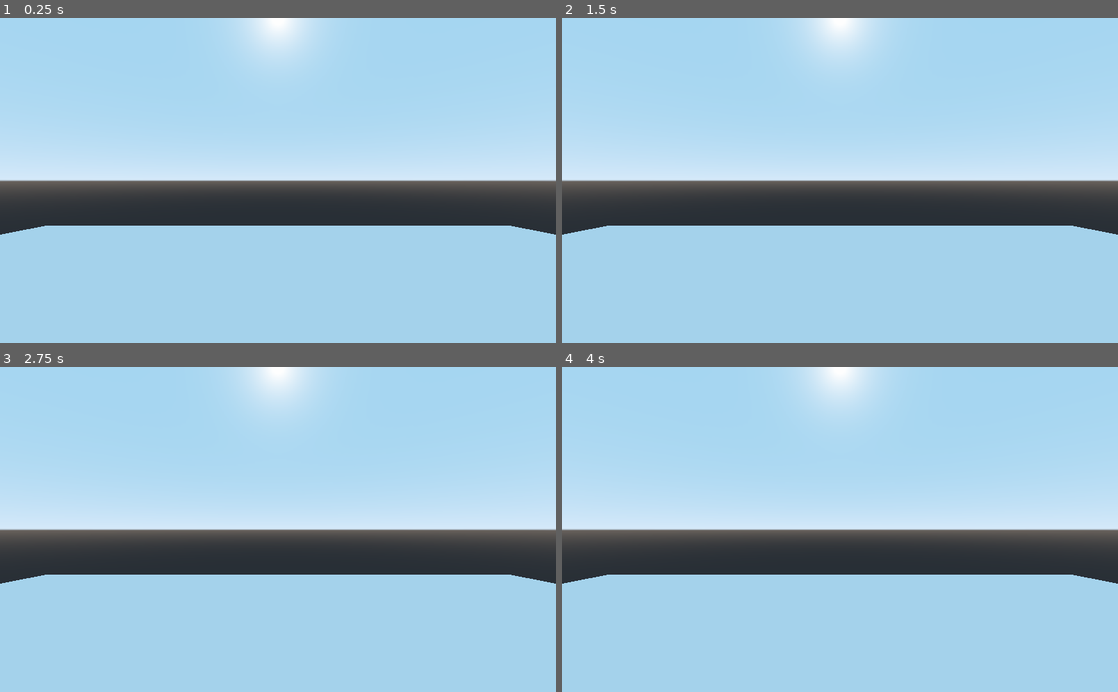
Above: before the commit, frames 1-4 (two rows, left to right).
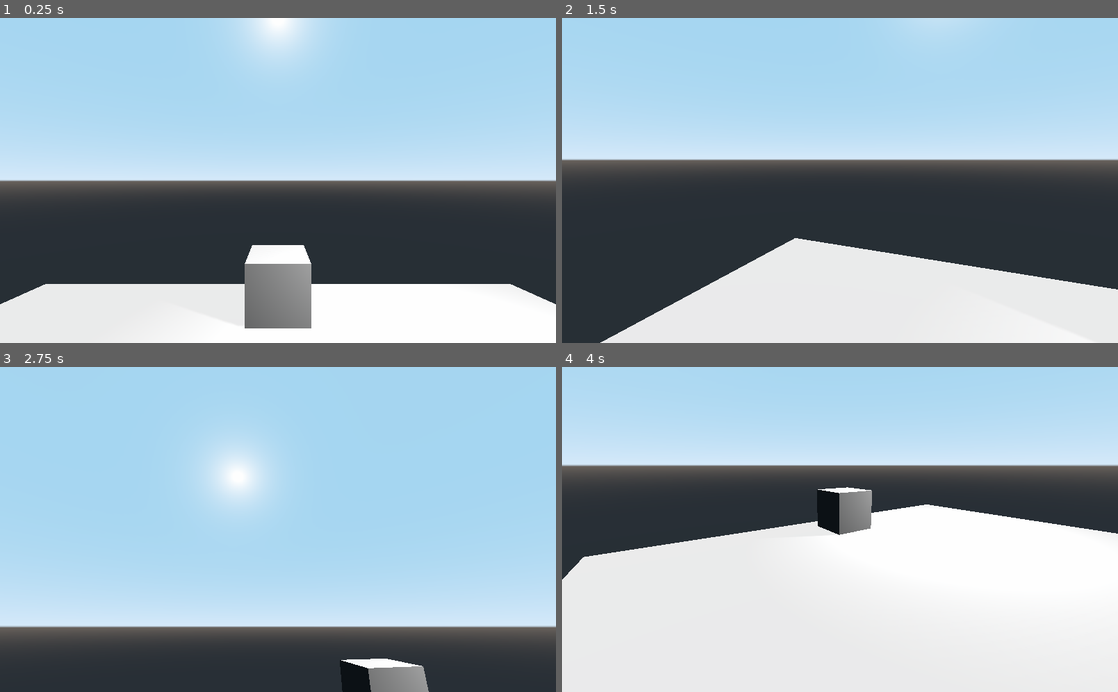
Above: after the commit, the same moments.

Repository: DefaultV/GodotServer
Game: Godot game, scene res://World.tscn
The game is run twice, just before and just after one commit, with the same random seed, the same clock (stepped at 60 frames per second) and the same inputs.
Inputs (mouse positions are in pixels of both pictures, inside the frame that each line leads up to):
- Up to frame 1 (0.25 s): no input
- Up to frame 2 (1.5 s): move the mouse to (962, 164) at 0.52 s; hold A (a, bound only after the commit) 0.53-1.28 s; click (962, 164) at 0.67 s; tap D (d, bound only after the commit) at 0.8, 1.35 s; move the mouse to (728, 196) at 1.27 s; click (728, 196) at 1.42 s
- Up to frame 3 (2.75 s): tap S (s, bound only after the commit) at 1.55 s; tap Enter at 2 s; move the mouse to (333, 458) at 2.02 s; hold S (s, bound only after the commit) from 2.03 s (still down); click (333, 458) at 2.17 s; tap W (w, bound only after the commit) at 2.3 s
- Up to frame 4 (4 s): move the mouse to (812, 594) at 2.77 s; release S (s, bound only after the commit) at 2.78 s; tap W (w, bound only after the commit) at 2.85 s; click (812, 594) at 2.92 s; tap A (a, bound only after the commit) at 3.05 s; tap Space at 3.5 s; move the mouse to (1006, 578) at 3.52 s; hold A (a, bound only after the commit) from 3.53 s (still down); click (1006, 578) at 3.67 s; tap D (d, bound only after the commit) at 3.8 s

The runs differ from the first frame. In frame 1, 36% of the frame differs, in the area x 0-100%, y 63-100%; in frame 2, 47%; in frame 3, 55%; in frame 4, 77%, in the area x 0-100%, y 0-100%.

Commit message:
Client changes

Diff:
--- /dev/null
+++ b/ID.gd
@@ -0,0 +1,16 @@
+extends StaticBody
+
+export var ID:int = NAN;
+# Declare member variables here. Examples:
+# var a = 2
+# var b = "text"
+
+
+# Called when the node enters the scene tree for the first time.
+func _ready():
+	pass # Replace with function body.
+
+
+# Called every frame. 'delta' is the elapsed time since the previous frame.
+#func _process(delta):
+#	pass
--- a/Network.gd
+++ b/Network.gd
@@ -5,19 +5,25 @@
 # var a = 2
 # var b = "text"
 
-var txt_server = "127.0.0.1"
+var txt_server = "192.168.1.13"
 var port = 8888
 var clientport = 8887
 var socketUDP = PacketPeerUDP.new()
 var socketUDPlisten = PacketPeerUDP.new()
 
+enum {
+	C_TRANSFORM = 0
+}
+
 func _ready():
 	start_client();
 
 func _process(delta):
-	#print(socketUDP.get_available_packet_count())
 	if socketUDP.get_available_packet_count() > 0:
-		print(socketUDP.get_packet().get_string_from_ascii());
+		var rec = socketUDP.get_packet().get_string_from_ascii();
+		print(rec)
+		if int(rec) == C_TRANSFORM:
+			print("Change transform");
 
 func start_client():
 
--- a/Player.gd
+++ b/Player.gd
@@ -8,8 +8,10 @@
 var velocity = Vector3.ZERO
 var anchor;
 var camera;
+var network;
 # Called when the node enters the scene tree for the first time.
 func _ready():
+	network = get_node("/root/World/Network");
 	anchor = get_node("Camera_anchor");
 	camera = get_node("Camera_anchor/Camera");
 	Input.set_mouse_mode(Input.MOUSE_MODE_CAPTURED);
@@ -37,6 +39,10 @@
 	velocity.y = vy
 
 func _input(event):
+	if event is InputEventMouseButton:
+		if event.pressed:
+			print("sending...")
+			network.send("0Hello from Godot!");
 	if event is InputEventMouseMotion:
 		anchor.rotate_y(-event.get_relative().x * mouse_sensitivity.x)
 		var camrotatey = -event.get_relative().y * mouse_sensitivity.y;
--- a/World.tscn
+++ b/World.tscn
@@ -1,23 +1,73 @@
-[gd_scene load_steps=4 format=2]
+[gd_scene load_steps=10 format=2]
 
 [ext_resource path="res://Player.gd" type="Script" id=1]
 [ext_resource path="res://Network.gd" type="Script" id=2]
+[ext_resource path="res://ID.gd" type="Script" id=3]
+
+[sub_resource type="PhysicsMaterial" id=4]
+friction = 1.5
+rough = true
+
+[sub_resource type="BoxShape" id=2]
+
+[sub_resource type="BoxShape" id=3]
 
 [sub_resource type="CubeMesh" id=1]
 size = Vector3( 1, 0.05, 1 )
 
+[sub_resource type="BoxShape" id=5]
+
+[sub_resource type="CubeMesh" id=6]
+
 [node name="World" type="Spatial"]
 
-[node name="Terrain" type="MeshInstance" parent="."]
+[node name="Network" type="Spatial" parent="."]
+script = ExtResource( 2 )
+
+[node name="KinematicBody" type="RigidBody" parent="."]
+transform = Transform( 1, 0, 0, 0, 1, 0, 0, 0, 1, 0, 2, 0 )
+mode = 2
+physics_material_override = SubResource( 4 )
+script = ExtResource( 1 )
+speed = 50.0
+
+[node name="CollisionShape" type="CollisionShape" parent="KinematicBody"]
+transform = Transform( 0.5, 0, 0, 0, 1, 0, 0, 0, 0.5, 0, 0, 0 )
+shape = SubResource( 2 )
+
+[node name="Camera_anchor" type="Spatial" parent="KinematicBody"]
+transform = Transform( 1, 0, 0, 0, 1, 0, 0, 0, 1, 0, 0.5, 0 )
+
+[node name="Camera" type="Camera" parent="KinematicBody/Camera_anchor"]
+
+[node name="StaticBody" type="StaticBody" parent="."]
+
+[node name="CollisionShape" type="CollisionShape" parent="StaticBody"]
+transform = Transform( 5, 0, 0, 0, 0.1, 0, 0, 0, 5, 0, 0, 0 )
+shape = SubResource( 3 )
+
+[node name="Terrain" type="MeshInstance" parent="StaticBody"]
 transform = Transform( 10, 0, 0, 0, 1, 0, 0, 0, 10, 0, 0, 0 )
 mesh = SubResource( 1 )
 material/0 = null
 
-[node name="Camparent" type="Spatial" parent="."]
-transform = Transform( 1, 0, 0, 0, 1, 0, 0, 0, 1, 0, 1, 0 )
+[node name="Cube" type="StaticBody" parent="."]
+transform = Transform( 0.5, 0, 0, 0, 0.5, 0, 0, 0, 0.5, 0, 0.5, -4 )
+script = ExtResource( 3 )
+ID = 1
 
-[node name="Camera" type="Camera" parent="Camparent"]
-script = ExtResource( 1 )
+[node name="CollisionShape" type="CollisionShape" parent="Cube"]
+shape = SubResource( 5 )
 
-[node name="Network" type="Spatial" parent="."]
-script = ExtResource( 2 )
+[node name="MeshInstance" type="MeshInstance" parent="Cube"]
+mesh = SubResource( 6 )
+material/0 = null
+
+[node name="DirectionalLight" type="DirectionalLight" parent="."]
+transform = Transform( 1, 0, 0, 0, -0.573577, 0.819152, 0, -0.819152, -0.573577, 0, 5, -5 )
+directional_shadow_mode = 1
+directional_shadow_blend_splits = true
+
+[node name="OmniLight" type="OmniLight" parent="."]
+transform = Transform( 1, 0, 0, 0, 1, 0, 0, 0, 1, 1.90145, 1.86431, -2.32947 )
+shadow_enabled = true
--- a/default_env.tres
+++ b/default_env.tres
@@ -5,3 +5,4 @@
 [resource]
 background_mode = 2
 background_sky = SubResource( 1 )
+ambient_light_energy = 0.0
--- a/project.godot
+++ b/project.godot
@@ -19,6 +19,29 @@
 run/main_scene="res://World.tscn"
 config/icon="res://icon.png"
 
+[input]
+
+w={
+"deadzone": 0.5,
+"events": [ Object(InputEventKey,"resource_local_to_scene":false,"resource_name":"","device":0,"alt":false,"shift":false,"control":false,"meta":false,"command":false,"pressed":false,"scancode":87,"unicode":0,"echo":false,"script":null)
+ ]
+}
+a={
+"deadzone": 0.5,
+"events": [ Object(InputEventKey,"resource_local_to_scene":false,"resource_name":"","device":0,"alt":false,"shift":false,"control":false,"meta":false,"command":false,"pressed":false,"scancode":65,"unicode":0,"echo":false,"script":null)
+ ]
+}
+s={
+"deadzone": 0.5,
+"events": [ Object(InputEventKey,"resource_local_to_scene":false,"resource_name":"","device":0,"alt":false,"shift":false,"control":false,"meta":false,"command":false,"pressed":false,"scancode":83,"unicode":0,"echo":false,"script":null)
+ ]
+}
+d={
+"deadzone": 0.5,
+"events": [ Object(InputEventKey,"resource_local_to_scene":false,"resource_name":"","device":0,"alt":false,"shift":false,"control":false,"meta":false,"command":false,"pressed":false,"scancode":68,"unicode":0,"echo":false,"script":null)
+ ]
+}
+
 [rendering]
 
 environment/default_environment="res://default_env.tres"
